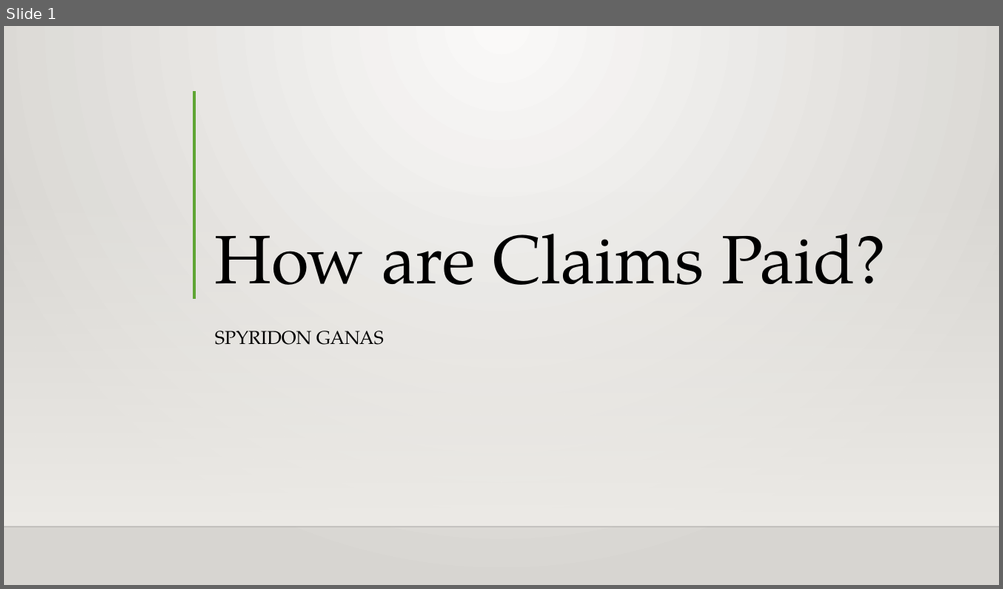
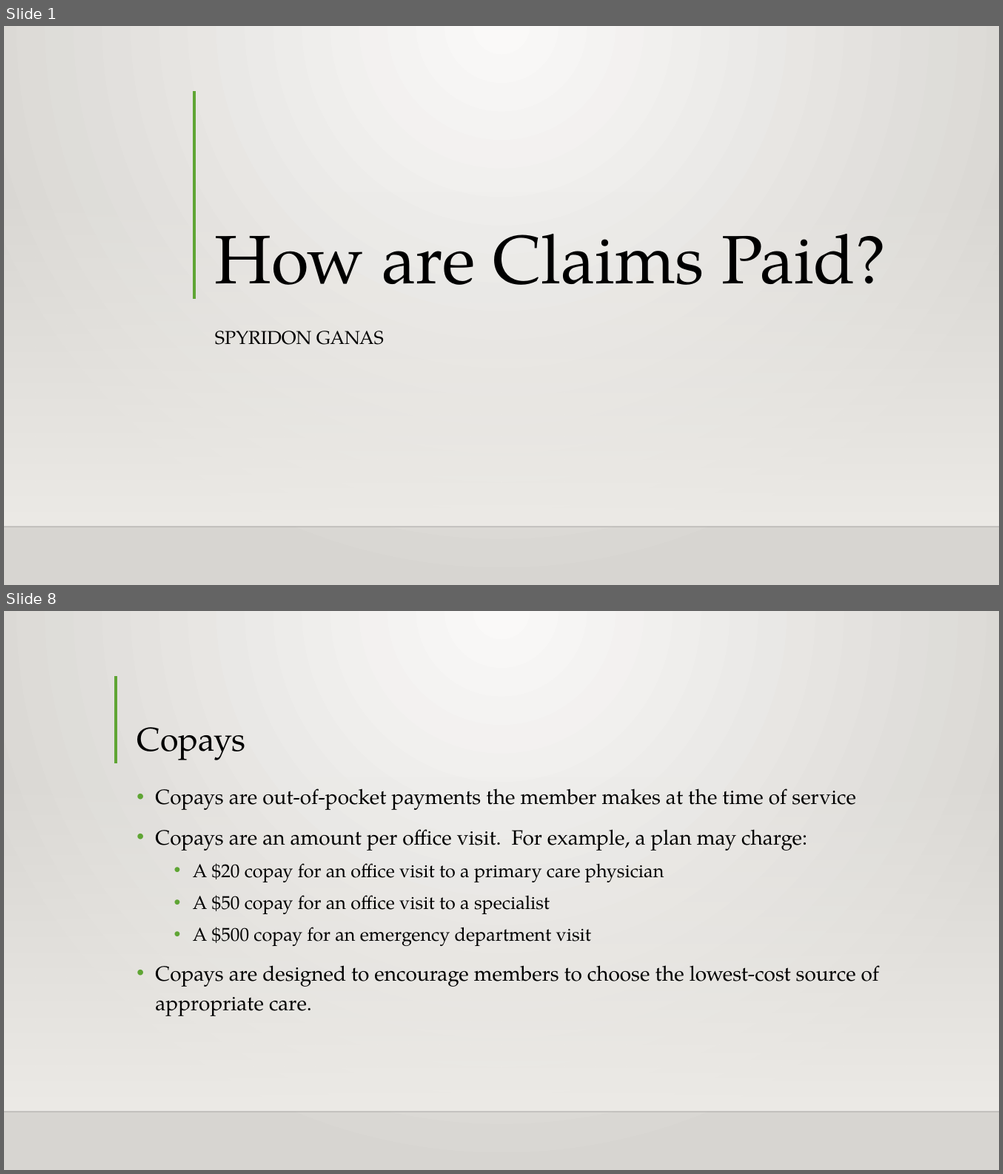
Before and after one commit to Intro-to-APCD/Intro-to-APCD.github.io, a slide deck: PowerPoints/Phase 3 - Claims Terminology/010 How are Claims Paid.pptx. Shown one above the other, each under a label of ours: slide 1 before the commit, slides 1 and 8 after it; the slides between them are not shown. The pictures are 1003x589 and 1003x1174 pixels, drawn with LibreOffice and Linux fonts; fonts in the diff are those of the drawing; background and template pictures are left out. Boxes give left, top, right and bottom in pixels: in the first picture for what was removed or moved away, otherwise in the second. Text is boxed around its words. In the diff, an @@ line names an element or a change of style, - is before the commit and + after.

```diff
--- a/PowerPoints/Phase 3 - Claims Terminology/010 How are Claims Paid.pptx
+++ b/PowerPoints/Phase 3 - Claims Terminology/010 How are Claims Paid.pptx
@@ slide 8 added at (4, 611, 999, 1170), background gradient #FAFAF9 to #D7D5D2; not listed: 2 template elements that a slide beside it also shows @@
@@ line added from (116, 676) to (116, 763), #5FA534 3 pt @@
@@ title added at (136, 727, 246, 760), 32 pt, text #000000 @@
+Copays
@@ text added at (155, 789, 879, 1017), 20 pt, text #000000 @@
+• Copays are out-of-pocket payments the member makes at the time of service
+• Copays are an amount per office visit. For example, a plan may charge:
+  • A $20 copay for an office visit to a primary care physician
+  • A $50 copay for an office visit to a specialist
+  • A $500 copay for an emergency department visit
+• Copays are designed to encourage members to choose the lowest-cost source of appropriate care.
```
Also in this commit, not shown: 2 slides changed, 8 other slides added, 9 slides removed.
